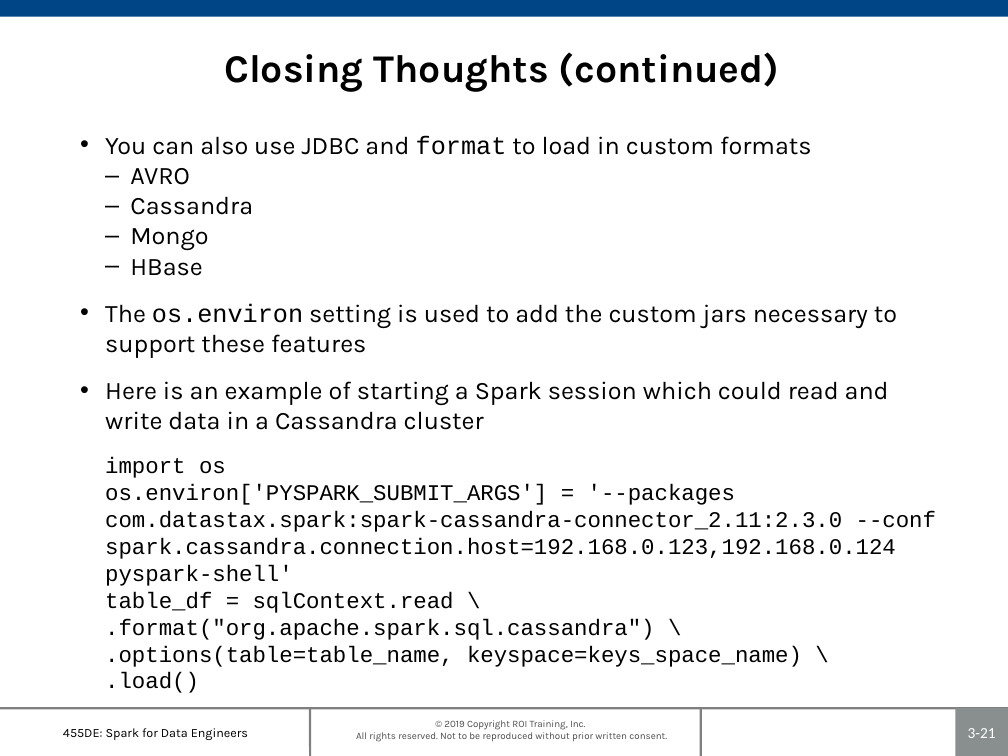
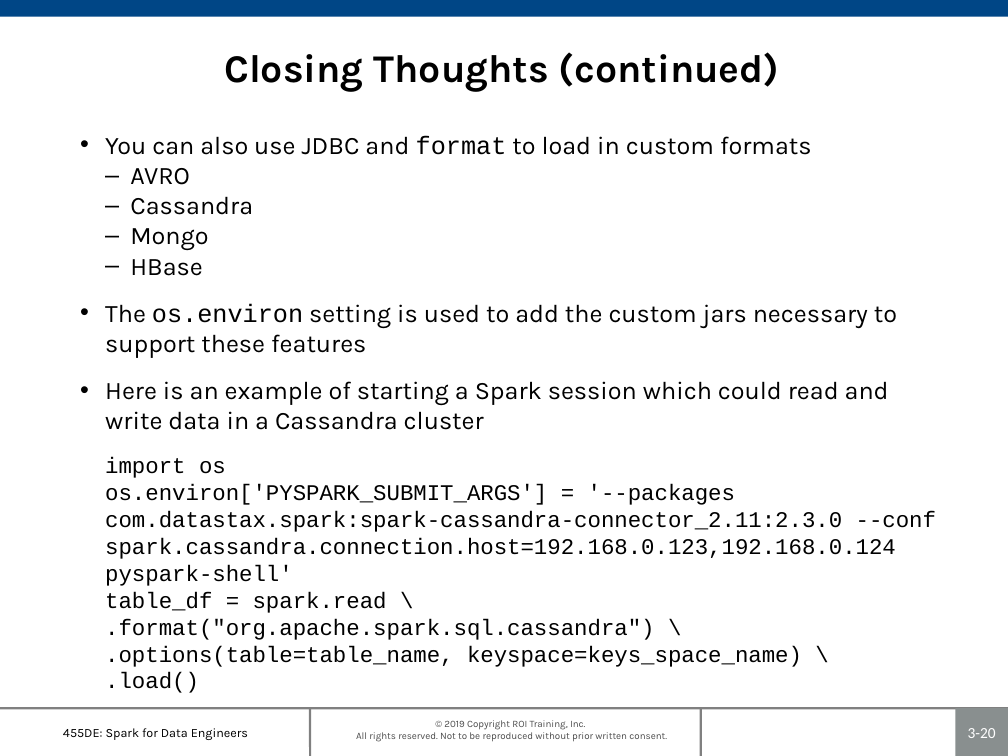
Before and after one commit to roitraining/SparkforDataEngineers, a slide deck: slide 20 of 455DE-Ch03_SparkSQL.pptx (slide 21 before the commit). Drawn at 1008x756 pixels with LibreOffice and Linux fonts; fonts in the diff are those of the drawing; background and template pictures are left out. Boxes give left, top, right and bottom in pixels: in the first picture for what was removed or moved away, otherwise in the second. Text is boxed around its words. In the diff, an @@ line names an element or a change of style, - is before the commit and + after.

```diff
--- a/455DE-Ch03_SparkSQL.pptx
+++ b/455DE-Ch03_SparkSQL.pptx
@@ text at bbox=[105, 381, 936, 693]: text changed @@
-• Here is an example of starting a Spark session which could read and write data in a Cassandra cluster
-  import os
-  os.environ['PYSPARK_SUBMIT_ARGS'] = '--packages com.datastax.spark:spark-cassandra-connector_2.11:2.3.0 --conf spark.cassandra.connection.host=192.168.0.123,192.168.0.124 pyspark-shell'
-  table_df = sqlContext.read \
-  .format("org.apache.spark.sql.cassandra") \
-  .options(table=table_name, keyspace=keys_space_name) \
-  .load()
+• Here is an example of starting a Spark session which could read and write data in a Cassandra cluster
+  import os
+  os.environ['PYSPARK_SUBMIT_ARGS'] = '--packages com.datastax.spark:spark-cassandra-connector_2.11:2.3.0 --conf spark.cassandra.connection.host=192.168.0.123,192.168.0.124 pyspark-shell'
+  table_df = spark.read \
+  .format("org.apache.spark.sql.cassandra") \
+  .options(table=table_name, keyspace=keys_space_name) \
+  .load()
@@ page number at bbox=[968, 728, 996, 738]: text changed @@
-3-21
+3-20
```
Also in this commit, not shown: 1 slide removed, 3 other files.
